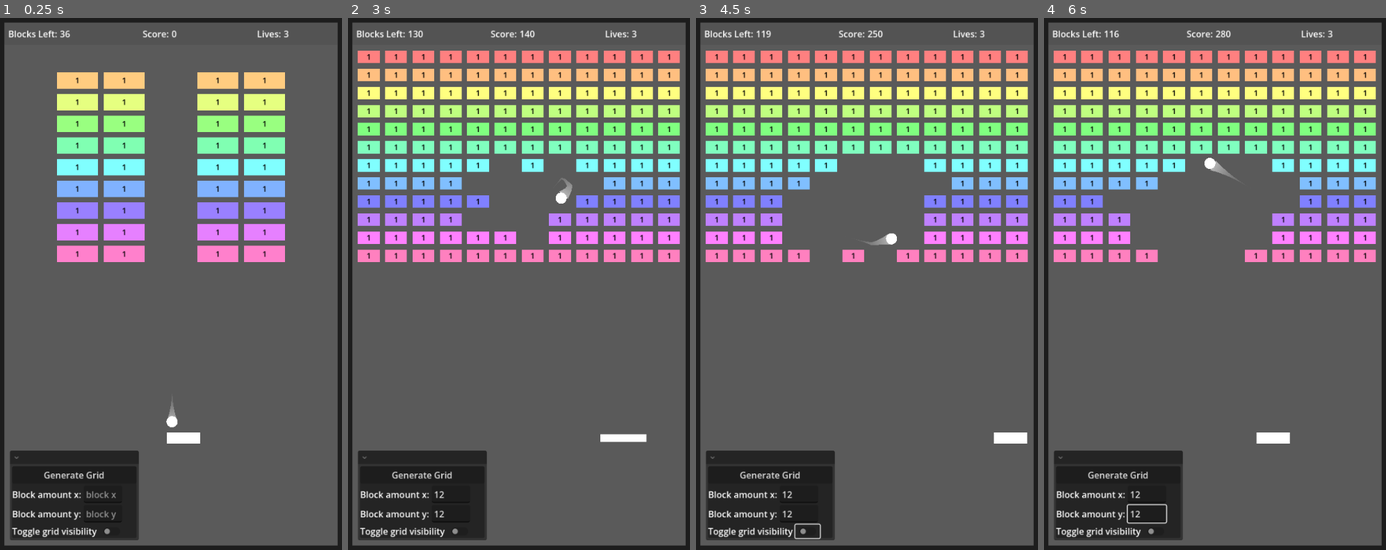
Above: before the commit, frames 1-4 (left to right).
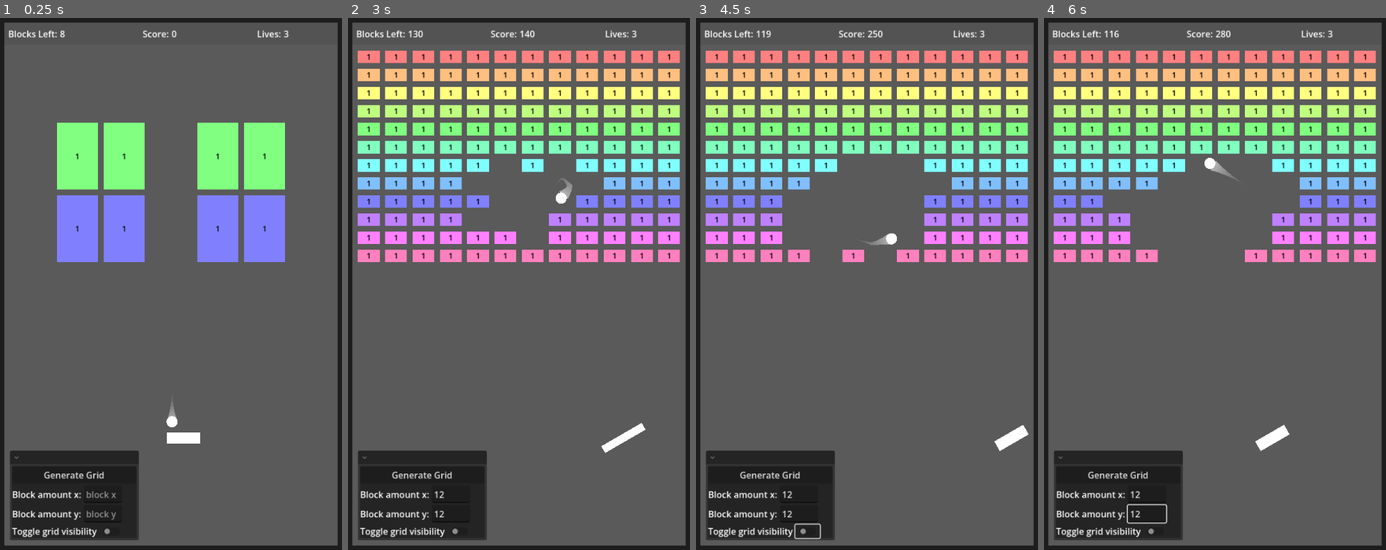
Above: after the commit, the same moments.

Repository: ProudFridge/Breakout
Game: Godot game, scene res://scenes/world/world.tscn
The game is run twice, just before and just after one commit, with the same random seed, the same clock (stepped at 60 frames per second) and the same inputs. Sound files missing from this copy of the repository are replaced by a short silence.
Inputs (mouse positions are in pixels of both pictures, inside the frame that each line leads up to):
- Up to frame 1 (0.25 s): no input
- Up to frame 2 (3 s): click (450, 496) at 0.52 s; type "12" at 0.6 s; click (450, 512) at 0.75 s; type "12" at 0.83 s; click "Generate Grid" at 1.25 s; click (460, 528) at 2 s; tap Enter at 2.75 s; move the mouse to (601, 268) at 2.77 s; hold D (move_right) from 2.78 s (still down); tap Shift (dash) at 2.85 s; click (601, 268) at 2.92 s
- Up to frame 3 (4.5 s): move the mouse to (791, 321) at 3.52 s; release D (move_right) at 3.53 s; hold Down 3.53-4.28 s; tap Alt at 3.6 s; click (791, 321) at 3.67 s; move the mouse to (904, 172) at 4.27 s; hold D (move_right) from 4.28 s (still down); tap Shift (dash) at 4.35 s; click (904, 172) at 4.42 s
- Up to frame 4 (6 s): move the mouse to (1197, 406) at 5.02 s; release D (move_right) at 5.03 s; hold Up 5.03-5.78 s; tap Alt at 5.1 s; click (1197, 406) at 5.17 s; move the mouse to (1327, 379) at 5.77 s; hold A (move_left) from 5.78 s (still down); tap Shift (dash) at 5.85 s; click (1327, 379) at 5.92 s

The runs differ from the first frame. In frame 1, 16% of the frame differs, in the area x 16-84%, y 2-46%; in frame 2, 0.3%; in frame 3, 0.2%; in frame 4, 0.2%.

Commit message:
Add possibility to declare multiple grids for each level in levels.json

Diff:
--- a/levels.json
+++ b/levels.json
@@ -1,17 +1,36 @@
-{
-	"1": {
-		"title": "level 1",
-		"blockGrid": [
-			["0","0","0","0","0","0","0"],
-			["0","1","1","0","1","1","0"],
-			["0","1","1","0","1","1","0"],
-			["0","1","1","0","1","1","0"],
-			["0","1","1","0","1","1","0"],
-			["0","1","1","0","1","1","0"],
-			["0","1","1","0","1","1","0"],
-			["0","1","1","0","1","1","0"],
-			["0","1","1","0","1","1","0"],
-			["0","1","1","0","1","1","0"]
-		]
-	}
-}
+[
+	[
+		{
+			"title": "original",
+			"blockGrid": [
+				["0","0","0","0","0","0","0"],
+				["0","1","1","0","1","1","0"],
+				["0","1","1","0","1","1","0"],
+				["0","1","1","0","1","1","0"],
+				["0","1","1","0","1","1","0"],
+				["0","1","1","0","1","1","0"],
+				["0","1","1","0","1","1","0"],
+				["0","1","1","0","1","1","0"],
+				["0","1","1","0","1","1","0"],
+				["0","1","1","0","1","1","0"]
+			]
+		},
+		{
+			"title": "test",
+			"blockGrid": [
+				["0","0","0","0","0","0","0"],
+				["0","1","1","0","1","1","0"],
+				["0","1","1","0","1","1","0"]
+			]
+		}
+	],
+	[
+		{
+			"title": "level2",
+			"blockGrid": [
+				["1","1","1"],
+				["0","0","0"]
+			]
+		}
+	]
+]
--- a/project.godot
+++ b/project.godot
@@ -60,11 +60,13 @@
 tilt_right={
 "deadzone": 0.2,
 "events": [Object(InputEventKey,"resource_local_to_scene":false,"resource_name":"","device":-1,"window_id":0,"alt_press …(192 unchanged characters)…
+, Object(InputEventMouseButton,"resource_local_to_scene":false,"resource_name":"","device":-1,"window_id":0,"alt_pressed":false,"shift_pressed":false,"ctrl_pressed":false,"meta_pressed":false,"button_mask":2,"position":Vector2(112, 10),"global_position":Vector2(121, 58),"factor":1.0,"button_index":2,"canceled":false,"pressed":true,"double_click":false,"script":null)
 ]
 }
 tilt_left={
 "deadzone": 0.2,
 "events": [Object(InputEventKey,"resource_local_to_scene":false,"resource_name":"","device":-1,"window_id":0,"alt_press …(192 unchanged characters)…
+, Object(InputEventMouseButton,"resource_local_to_scene":false,"resource_name":"","device":-1,"window_id":0,"alt_pressed":false,"shift_pressed":false,"ctrl_pressed":false,"meta_pressed":false,"button_mask":1,"position":Vector2(300, 20),"global_position":Vector2(309, 68),"factor":1.0,"button_index":1,"canceled":false,"pressed":true,"double_click":false,"script":null)
 ]
 }
 dash={
--- a/scenes/ball/ball.gd
+++ b/scenes/ball/ball.gd
@@ -38,6 +38,7 @@
 # Resets the ball's position
 func die() -> void:
 	position = initial_position
+	$TrailComponent.clear()
 	velocity = Vector2.ZERO
 
 # "Respawns" the ball
--- a/scenes/block/block.tscn
+++ b/scenes/block/block.tscn
@@ -1,9 +1,14 @@
 [gd_scene format=3 uid="uid://csx6j305eareb"]
 
 [ext_resource type="Script" uid="uid://nfq5jd1ec32a" path="res://scenes/block/block.gd" id="1_c27ow"]
+[ext_resource type="Shader" uid="uid://c5sm1o3plmmgj" path="res://shaders/block_wip.gdshader" id="1_vpped"]
 
 [sub_resource type="RectangleShape2D" id="RectangleShape2D_yksjm"]
 size = Vector2(40, 15)
+
+[sub_resource type="ShaderMaterial" id="ShaderMaterial_vpped"]
+shader = ExtResource("1_vpped")
+shader_parameter/speed = Vector2(1, 1)
 
 [sub_resource type="ShaderMaterial" id="ShaderMaterial_66klm"]
 
@@ -25,6 +30,7 @@
 shape = SubResource("RectangleShape2D_yksjm")
 
 [node name="MeshInstance2D" type="MeshInstance2D" parent="." unique_id=317730714]
+material = SubResource("ShaderMaterial_vpped")
 scale = Vector2(40, 15)
 mesh = SubResource("QuadMesh_c27ow")
 
--- a/scenes/block/block_health.gdshader
+++ /dev/null
@@ -1,16 +0,0 @@
-shader_type canvas_item;
-
-uniform sampler2D screen_texture : hint_screen_texture, repeat_disable, filter_nearest;
-
-void vertex() {
-}
-
-void fragment() {
-	vec4 color = texture(screen_texture, SCREEN_UV);
-	COLOR = vec4(1.0 - color.rgb, color.a);
-}
-
-//void light() {
-//	// Called for every pixel for every light affecting the CanvasItem.
-//	// Uncomment to replace the default light processing function with this one.
-//}
--- a/scenes/components/trail_component/trail_component.gd
+++ b/scenes/components/trail_component/trail_component.gd
@@ -38,3 +38,6 @@
 		#currentPoint = point
 		#length += (currentPoint - previousPoint).length()
 	#return length
+
+func clear() -> void:
+	clear_points()
--- a/scenes/managers/audio_manager/audio_manager.gd
+++ b/scenes/managers/audio_manager/audio_manager.gd
@@ -23,10 +23,7 @@
 	sound.stream = array[randi_range(0, array.size() - 1)]
 	sound.volume_db = -10
 	sound.play()
+
 	sound.finished.connect(func () -> void:
 		sound.queue_free()
 	)
-
-enum sound_names {
-	BOUNCE
-}
--- a/scenes/managers/level_manager/level_manager.gd
+++ b/scenes/managers/level_manager/level_manager.gd
@@ -1,12 +1,12 @@
 extends Node
 class_name LevelManager
 
-static var grid: Array = []
+static var grid: Array[Array] = []
 
 # Loads levels from the levels.json file
 # Currently can only store one level in the grid array
 static func load_levels() -> void:
-	# Reads the levels.json file and parses it
+	# Reads the levels.json file and stores its content
 	var levelFile: FileAccess = FileAccess.open("res://levels.json", FileAccess.READ)
 	var fileContent: String = levelFile.get_as_text()
 
@@ -14,23 +14,34 @@
 	var error: Error = json.parse(fileContent)
 
 	if error == OK:
-		var data_received: Dictionary = json.data
-		var blockGridTemp: Array = data_received["1"]["blockGrid"]
+		var data_received: Array = json.data
+		print(data_received)
+		var levelAmount: int = data_received.size()
 
-		var gridHeight: int = blockGridTemp.size()
-		var gridWidth: int = blockGridTemp[0].size()
+		for level: int in levelAmount:
+			# Add and array to store all the grids for the specified levels
+			grid.append([])
+			var currentLevel: Array = data_received[level]
 
-		for i: int in gridWidth:
-			grid.append([])
-			for j: int in gridHeight:
-				grid[i].append(0) # Set a starter value for each position
+			for levelIdx: int in currentLevel.size():
+				grid[level].append([])
+				var blockGridTemp: Array = currentLevel[levelIdx]["blockGrid"]
 
-		# Iterates through the grid
-		# TODO: make it possible to list multiple levels
-		for i: int in gridHeight:
-			var column: Array = blockGridTemp.get(i)
-			for j: int in gridWidth:
-				grid[j][i] = int(column.get(j))
+				var gridHeight: int = blockGridTemp.size()
+				var gridWidth: int = blockGridTemp[0].size()
+
+				# Create 2d array to store the grid
+				for i: int in gridWidth:
+					grid[level][levelIdx].append([])
+					for j: int in gridHeight:
+						grid[level][levelIdx][i].append(0) # Set a starter value for each position
+
+				# Iterates through the grid
+				# TODO: make it possible to list multiple levels
+				for i: int in gridHeight:
+					var column: Array = blockGridTemp.get(i)
+					for j: int in gridWidth:
+						grid[level][levelIdx][j][i] = int(column.get(j))
 	else:
 		print("JSON Parse Error: ", json.get_error_message(), " at line ", json.get_error_line())
 		return
--- a/scenes/world/world.gd
+++ b/scenes/world/world.gd
@@ -39,7 +39,7 @@
 
 	header.position.y = -header.size.y
 	panel.size = gameAreaSize
-	block_manager.generate_grid(blockAreaSize, LevelManager.grid, block_manager.block_padding, block_manager.grid_padding)
+	block_manager.generate_grid(blockAreaSize, LevelManager.grid[0][1], block_manager.block_padding, block_manager.grid_padding)
 
 	# Set up the world boundaries otbe add the screen edges
 	# Should change later for custom level sizes
--- /dev/null
+++ b/shaders/block_wip.gdshader
@@ -0,0 +1,14 @@
+shader_type canvas_item;
+
+uniform sampler2D noise_texture;
+uniform vec2 speed = vec2(1.0, 0.4);
+
+void fragment() {
+	// Called for every pixel the material is visible on.
+	COLOR = clamp(texture(noise_texture, mod(UV + TIME * speed, 1.0)) * COLOR, vec4(0.2,0.2,0.2,0.2) * COLOR,vec4(1,1,1,1));
+}
+
+//void light() {
+//	// Called for every pixel for every light affecting the CanvasItem.
+//	// Uncomment to replace the default light processing function with this one.
+//}
Not shown, removed: scenes/block/block_health.gdshader.uid
Not shown, added: shaders/block_wip.gdshader.uid
Not shown, changed: TODO.md
